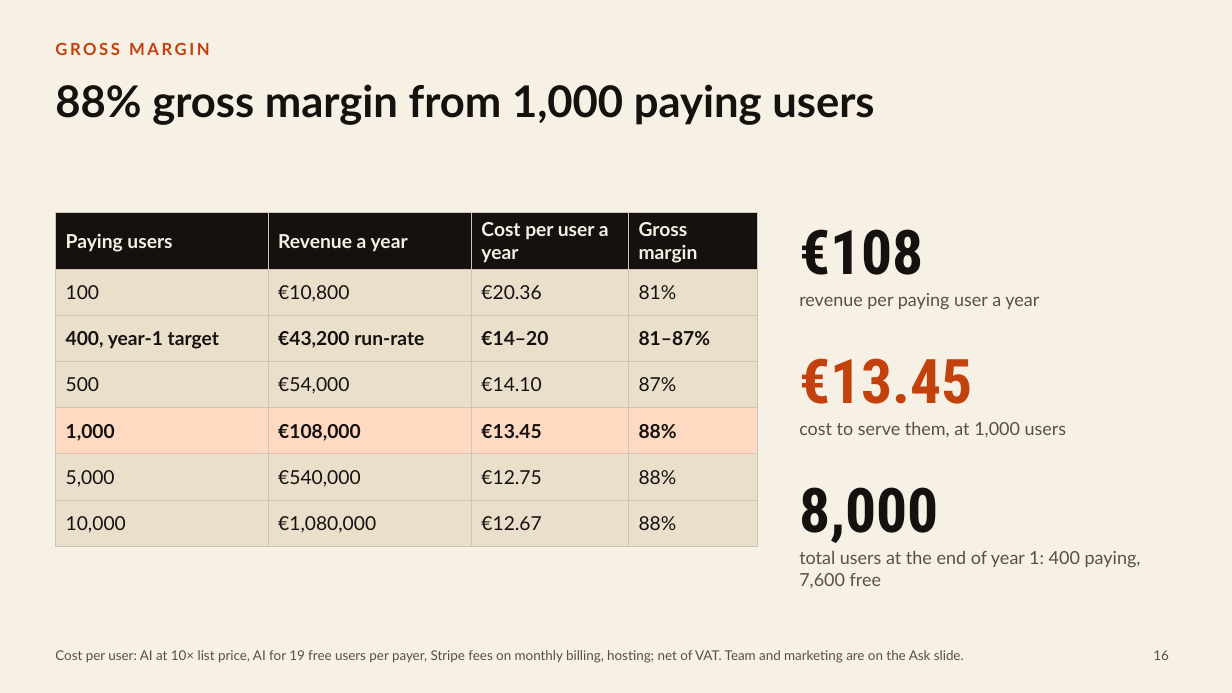
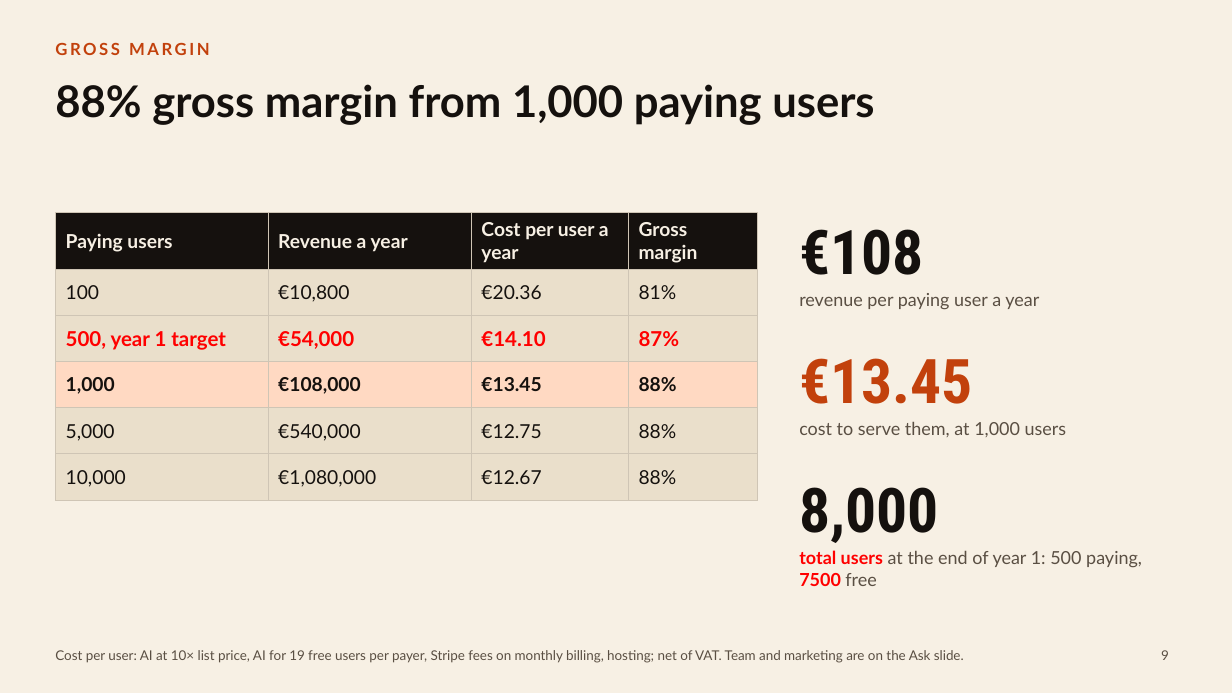
Before and after one commit to UtkarshMidha/syncy, a slide deck: slide 9 of assets/pitch.pptx (slide 16 before the commit). Drawn at 1232x693 pixels with LibreOffice and Linux fonts; fonts in the diff are those of the drawing. Boxes give left, top, right and bottom in pixels: in the first picture for what was removed or moved away, otherwise in the second. Text is boxed around its words. In the diff, an @@ line names an element or a change of style, - is before the commit and + after.

```diff
--- a/assets/pitch.pptx
+++ b/assets/pitch.pptx
@@ table at [55, 213, 758, 500] @@
-row 3: 400, year-1 target | €43,200 run-rate | €14–20 | 81–87%
-row 4: 500 | €54,000 | €14.10 | 87%
+row 3: 500, year 1 target | €54,000 | €14.10 | 87%
@@ text at [799, 550, 1142, 586]: text changed @@
-total users at the end of year 1: 400 paying, 7,600 free
+total users at the end of year 1: 500 paying, 7500 free
@@ page number at [1161, 650, 1169, 660]: text changed @@
-16
+9
```
Also in this commit, not shown: 10 other slides changed, 3 slides added.
